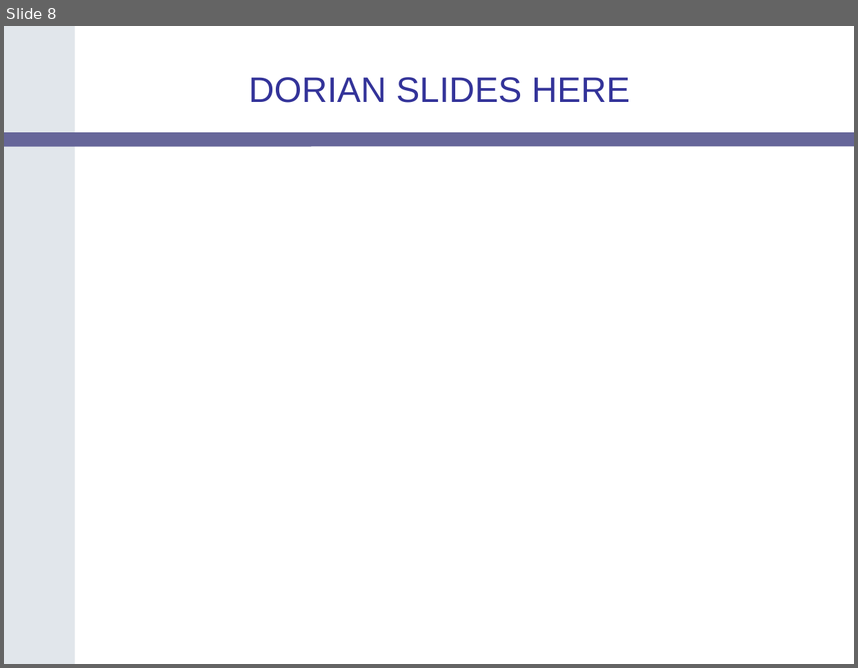
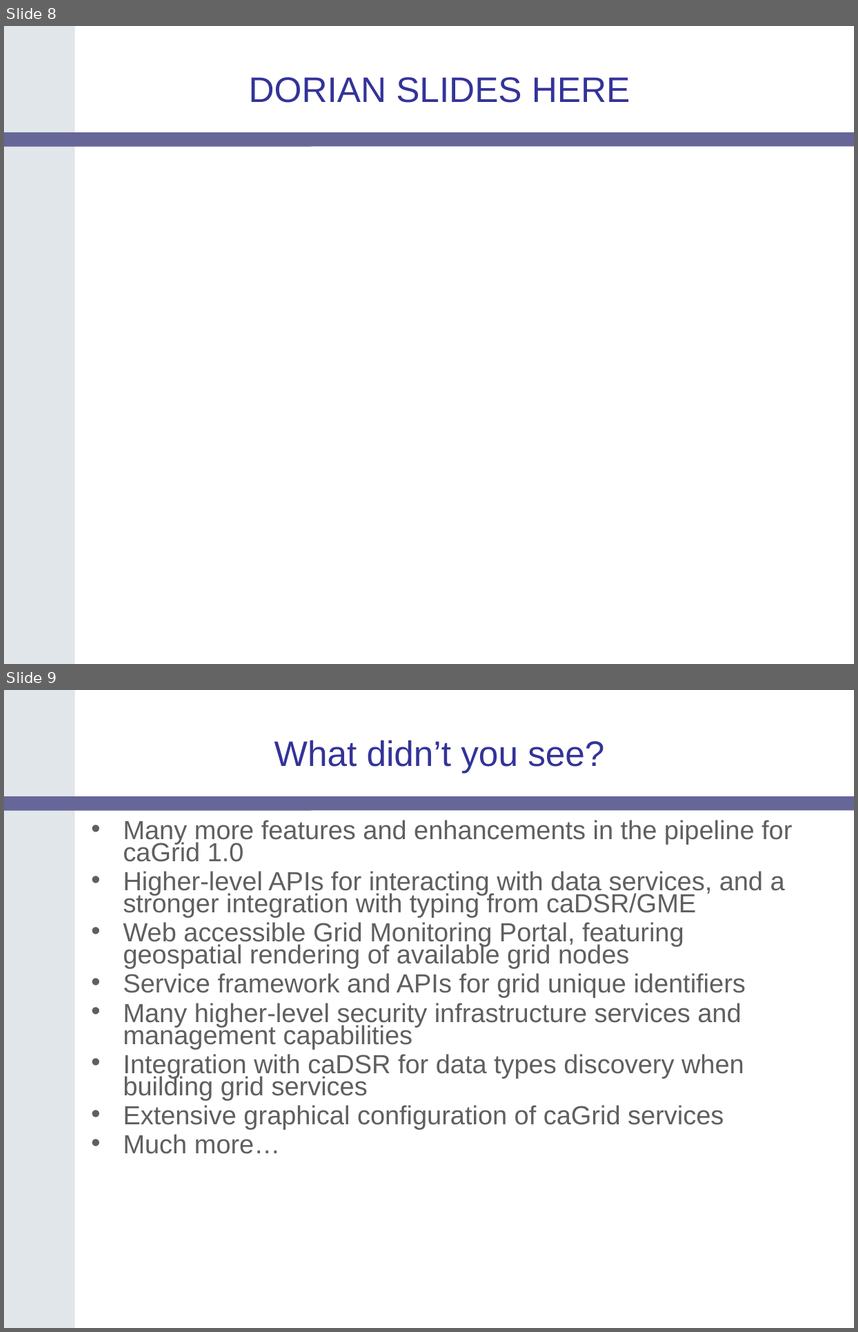
Before and after one commit to NCIP/cagrid-portal, a slide deck: cagrid-1-0/Documentation/presentations/200604_AnnualMeeting/caGrid-1.0-Demo.ppt. Shown one above the other, each under a label of ours: slide 8 before the commit, slides 8 and 9 after it. The pictures are 858x668 and 858x1332 pixels, drawn with LibreOffice and Linux fonts; fonts in the diff are those of the drawing; background and template pictures are left out. Boxes give left, top, right and bottom in pixels: in the first picture for what was removed or moved away, otherwise in the second. Text is boxed around its words. In the diff, an @@ line names an element or a change of style, - is before the commit and + after.

```diff
--- a/cagrid-1-0/Documentation/presentations/200604_AnnualMeeting/caGrid-1.0-Demo.ppt
+++ b/cagrid-1-0/Documentation/presentations/200604_AnnualMeeting/caGrid-1.0-Demo.ppt
@@ slide 9 added at [4, 690, 854, 1328], background #FFFFFF; not listed: 2 template elements that a slide beside it also shows @@
@@ title added at [274, 740, 604, 773], 30 pt, text #333399 @@
+What didn’t you see?
@@ text added at [123, 820, 792, 1154], 22.2 pt, text #5F5F5F @@
+• Many more features and enhancements in the pipeline for caGrid 1.0
+• Higher-level APIs for interacting with data services, and a stronger integration with typing from caDSR/GME
+• Web accessible Grid Monitoring Portal, featuring geospatial rendering of available grid nodes
+• Service framework and APIs for grid unique identifiers
+• Many higher-level security infrastructure services and management capabilities
+• Integration with caDSR for data types discovery when building grid services
+• Extensive graphical configuration of caGrid services
+• Much more…
```
Also in this commit, not shown: 4 other slides added, 2 slides removed.
